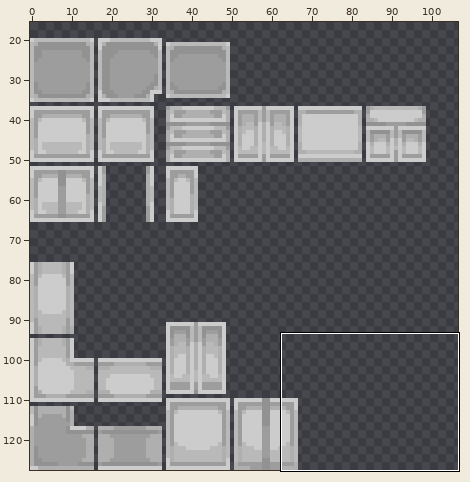
Two versions of one sprite sheet, assets/minecraft/textures/projecteden/decoration/furniture/cabinets/counter_top_1.png. Above: a wide view before the commit, with the close-up outlined.
Close-up. Before:
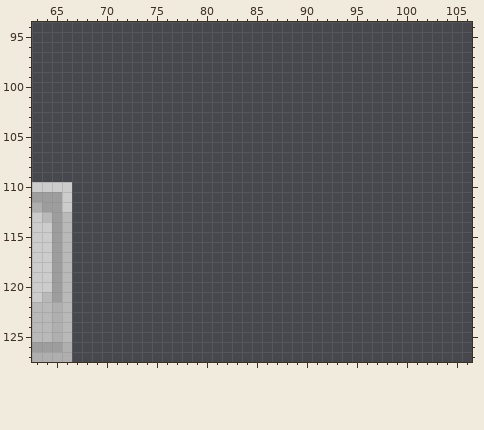
The file is 128x128 pixels. Colours within 5 levels of each other are drawn and written as one. Shown: x 63..106, y 94..127. The wide view leaves out empty margins.
New version:
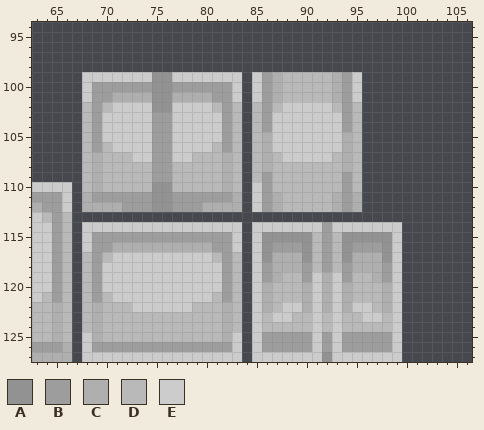
Palette (. is transparent): A #929292  B #9d9d9d  C #afafaf  D #b9b9b9  E #cccccc
The exact change:
{"y":99,"x":68,"old":"................","new":"EEEEEEEAAEEEEEEE"}
{"y":99,"x":85,"old":"...........","new":"EBCDDDDDCBE"}
{"y":100,"x":68,"old":"................","new":"EBBBBBBAABBBBBBE"}
{"y":100,"x":85,"old":"...........","new":"EBCDDDDDCBE"}
{"y":101,"x":68,"old":"................","new":"EBBCCCCAACCCCBBE"}
{"y":101,"x":85,"old":"...........","new":"EBCDDDDDCBE"}
{"y":102,"x":68,"old":"................","new":"DBDEEEEAAEEEEDBD"}
{"y":102,"x":85,"old":"...........","new":"DBDEEEEEDBD"}
{"y":103,"x":68,"old":"................","new":"DBEEEEEBBEEEEEBD"}
{"y":103,"x":85,"old":"...........","new":"DBEEEEEEEBD"}
{"y":104,"x":68,"old":"................","new":"DBEEEEEBBEEEEEBD"}
{"y":104,"x":85,"old":"...........","new":"DBEEEEEEEBD"}
{"y":105,"x":68,"old":"................","new":"DBEEEEEBBEEEEEBD"}
{"y":105,"x":85,"old":"...........","new":"DCEEEEEEECD"}
{"y":106,"x":68,"old":"................","new":"DBDEEEEBBEEEEDBD"}
{"y":106,"x":85,"old":"...........","new":"DCEEEEEEECD"}
{"y":107,"x":68,"old":"................","new":"DCDDDEEBBEEDDDCD"}
{"y":107,"x":85,"old":"...........","new":"DCDEEEEEDCD"}
{"y":108,"x":68,"old":"................","new":"DCDDDDDBBDDDDDCD"}
{"y":108,"x":85,"old":"...........","new":"DCDDDDDDDCD"}
{"y":109,"x":68,"old":"................","new":"DCDDDDDBBDDDDDCD"}
{"y":109,"x":85,"old":"...........","new":"DBDDDDDDDBD"}
{"y":110,"x":68,"old":"................","new":"DCDDDDDAADDDDDCD"}
{"y":110,"x":85,"old":"...........","new":"EBDDDDDDDBD"}
{"y":111,"x":68,"old":"................","new":"CBBBBBBAABBBBBBC"}
{"y":111,"x":85,"old":"...........","new":"EBCDDDDDCBC"}
{"y":112,"x":68,"old":"................","new":"CCCCBBBAABBBCCCC"}
{"y":112,"x":85,"old":"...........","new":"EBCDDDDDCBC"}
{"y":114,"x":68,"old":"................","new":"EEEEEEEEEEEEEEEE"}
{"y":114,"x":85,"old":"...............","new":"EEEEEEEBEEEEEEE"}
{"y":115,"x":68,"old":"................","new":"EBBBBBBBBBBBBBBE"}
{"y":115,"x":85,"old":"...............","new":"EAAAAADBDAAAAAE"}
{"y":116,"x":68,"old":"................","new":"EBBCCCCCCCCCCBBE"}
{"y":116,"x":85,"old":"...............","new":"EABBBADBDABBBAE"}
{"y":117,"x":68,"old":"................","new":"DBDEEEEEEEEEEDBD"}
{"y":117,"x":85,"old":"...............","new":"EACCCADBDACCCAE"}
{"y":118,"x":68,"old":"................","new":"DBEEEEEEEEEEEEBD"}
{"y":118,"x":85,"old":"...............","new":"EBCCCBDBDBCCCBE"}
{"y":119,"x":68,"old":"................","new":"DBEEEEEEEEEEEEBD"}
{"y":119,"x":85,"old":"...............","new":"EBCDDBECEBDDCBE"}
{"y":120,"x":68,"old":"................","new":"DBEEEEEEEEEEEEBD"}
{"y":120,"x":85,"old":"...............","new":"ECDDDCECECDDDCE"}
{"y":121,"x":68,"old":"................","new":"DBDEEEEEEEEEEDBD"}
{"y":121,"x":85,"old":"...............","new":"ECDDDCECECDDDCE"}
{"y":122,"x":68,"old":"................","new":"DCDDDEEEEEEDDDCD"}
{"y":122,"x":85,"old":"...............","new":"ECDEECECECEEDCE"}
{"y":123,"x":68,"old":"................","new":"DCDDDDDDDDDDDDCD"}
{"y":123,"x":85,"old":"...............","new":"EDEEDDEDEDDEEDE"}
{"y":124,"x":68,"old":"................","new":"DCDDDDDDDDDDDDCD"}
{"y":124,"x":85,"old":"...............","new":"EDDDDDEDEDDDDDE"}
{"y":125,"x":68,"old":"................","new":"ECDDDDDDDDDDDDCE"}
{"y":125,"x":85,"old":"...............","new":"EBBBBBEBEBBBBBE"}
{"y":126,"x":68,"old":"................","new":"EBBBBBBBBBBBBBBE"}
{"y":126,"x":85,"old":"...............","new":"EBBBBBEBEBBBBBE"}
{"y":127,"x":68,"old":"................","new":"EEEEEEEEEEEEEEEE"}
{"y":127,"x":85,"old":"...............","new":"EEEEEEEAEEEEEEE"}
{"label":"added","picture_box":[82,72,402,362]}
